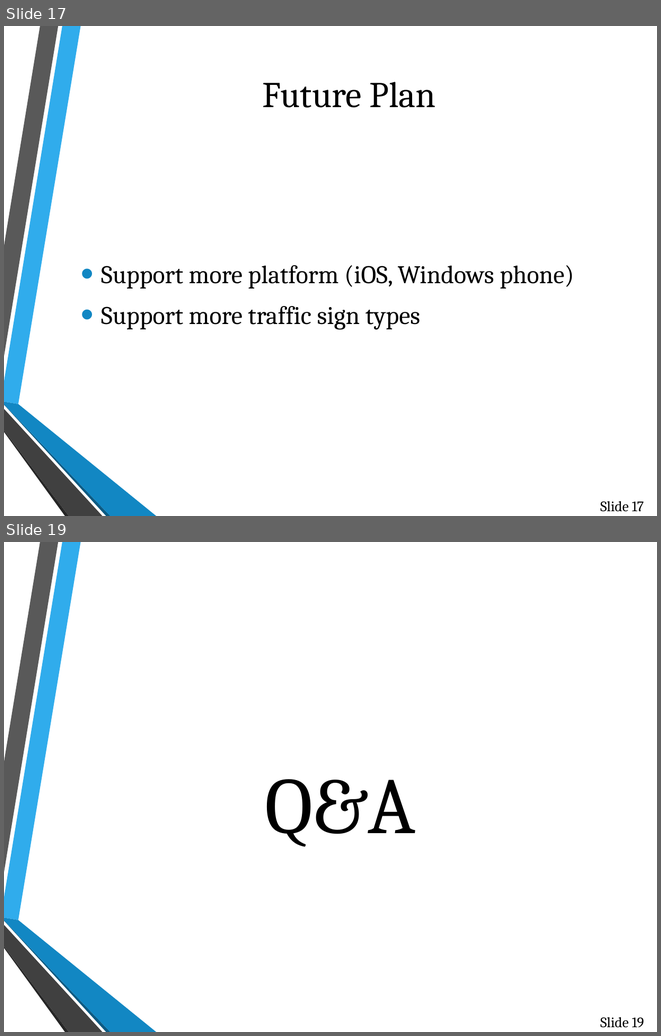
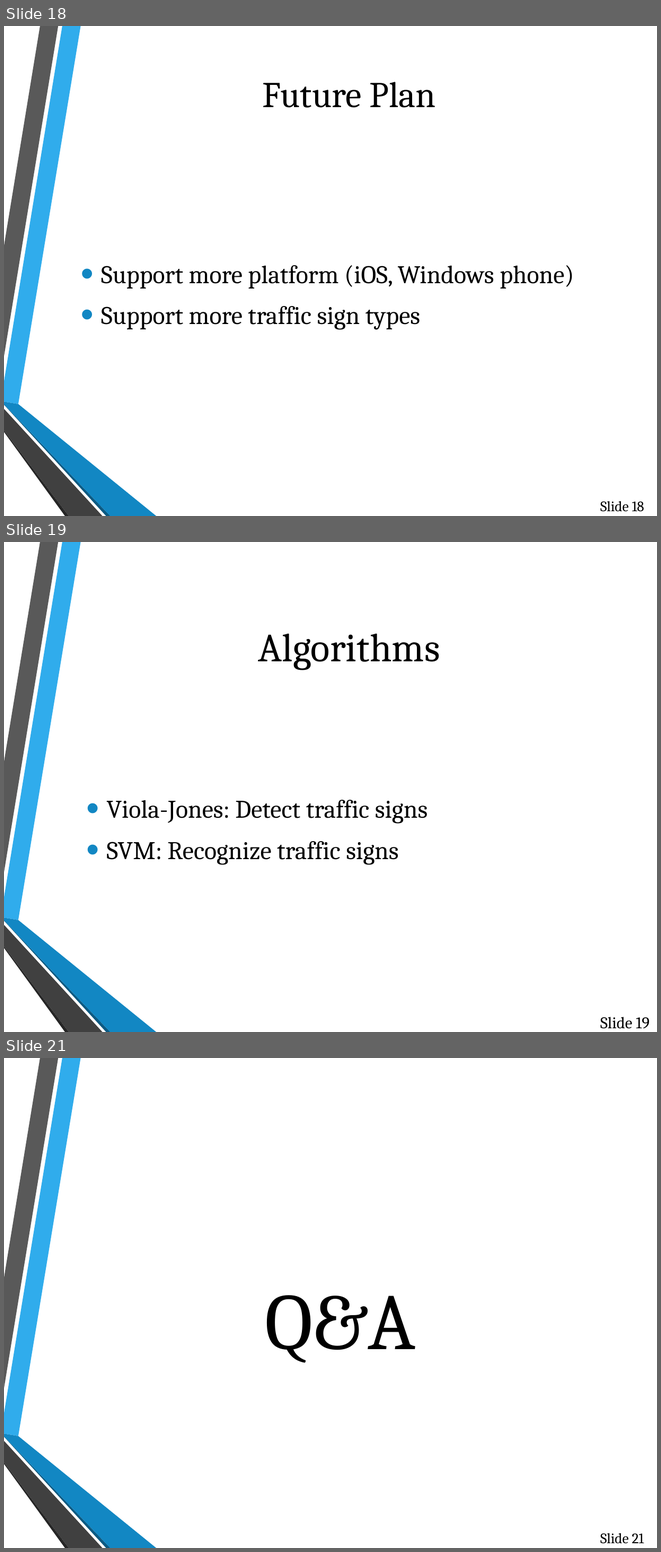
Before and after one commit to maitan10000/traffic-sign-detection-and-recognition, a slide deck: Other/Tmp/Main Slide.pptx. Shown one above the other, each under a label of ours: slides 17 and 19 before the commit, slides 18, 19 and 21 after it; the slides between them are not shown. The pictures are 661x1036 and 661x1552 pixels, drawn with LibreOffice and Linux fonts; fonts in the diff are those of the drawing; background and template pictures are left out. Boxes give left, top, right and bottom in pixels: in the first picture for what was removed or moved away, otherwise in the second. Text is boxed around its words. In the diff, an @@ line names an element or a change of style, - is before the commit and + after.

```diff
--- a/Other/Tmp/Main Slide.pptx
+++ b/Other/Tmp/Main Slide.pptx
@@ slide 19 added at [4, 542, 657, 1032], background picture (left out); not listed: 6 template elements that a slide beside it also shows @@
@@ title added at [258, 633, 440, 670], 44 pt, text #000000 @@
+Algorithms
@@ text added at [107, 800, 427, 864], 28 pt, text #000000 @@
+• Viola-Jones: Detect traffic signs
+• SVM: Recognize traffic signs
@@ page number added at [600, 1016, 650, 1029], 18 pt, text #000000 @@
+Slide 19
@@ what was slide 17 is now slide 18 @@
@@ page number at [600, 501, 644, 511]: text changed @@
-Slide 17
+Slide 18
@@ what was slide 19 is now slide 21 @@
@@ page number at [600, 1533, 644, 1543]: text changed @@
-Slide 19
+Slide 21
```
Also in this commit, not shown: 5 slides changed, 1 other slide added, 2 other files.
